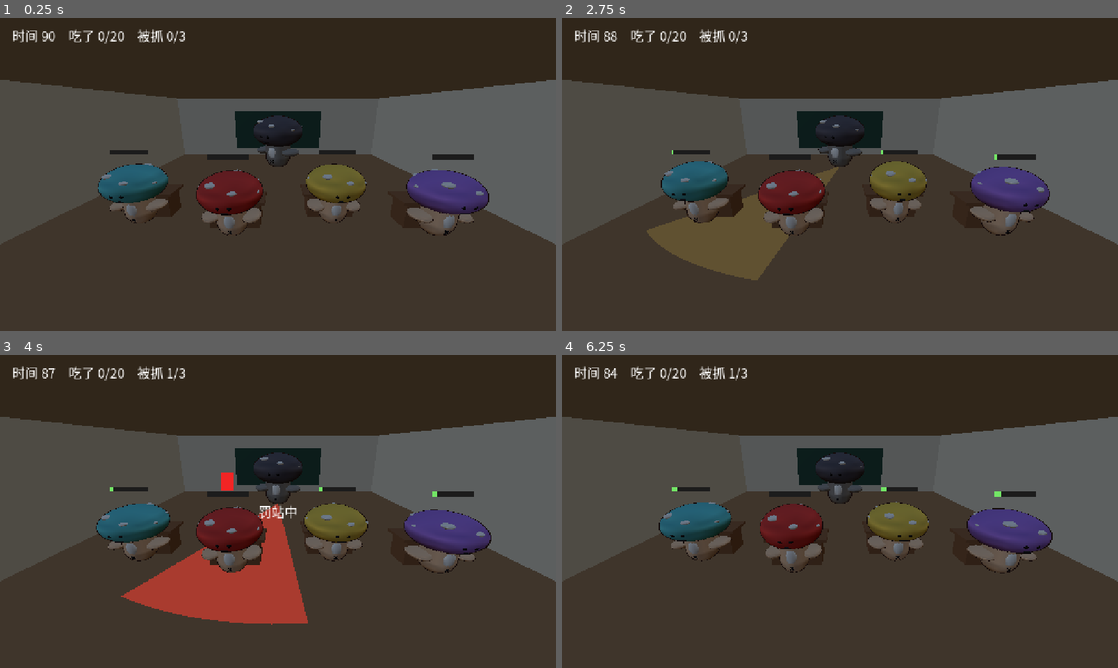
Above: before the commit, frames 1-4 (two rows, left to right).
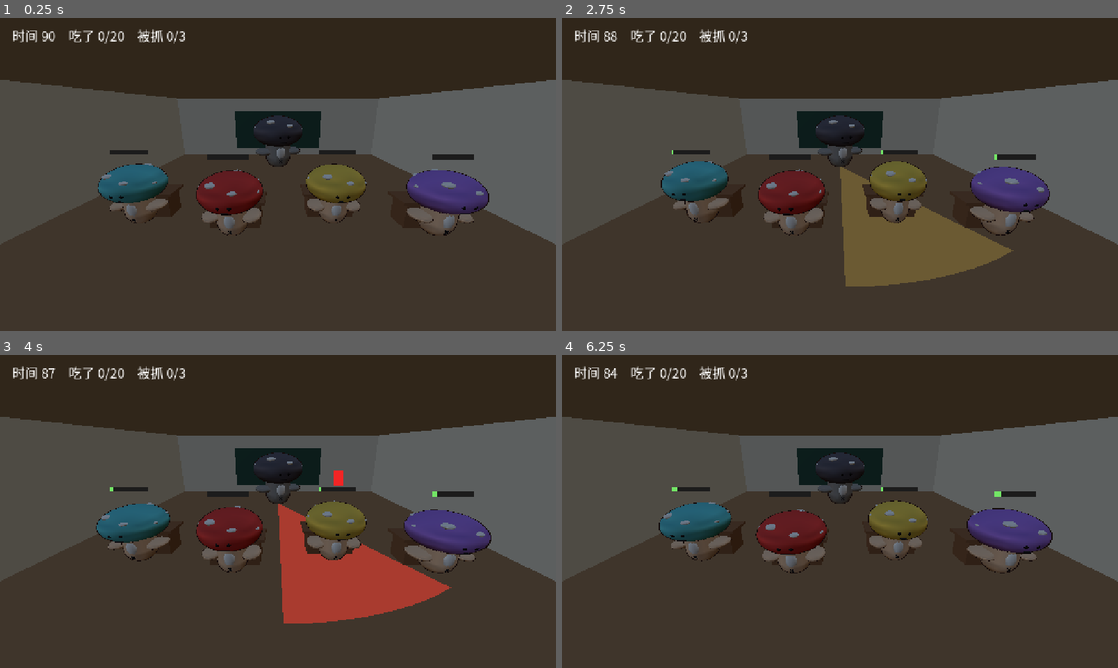
Above: after the commit, the same moments.

Repository: tuzkimo/fungi-party
Game: Godot game, scene res://game/minigame/classroom.tscn
Two runs of this game, one before a commit and one after it. Both use one fixed random seed, a clock stepped at 60 frames per second and the inputs below. This scene is started directly instead of the project's main scene.
Inputs (mouse positions are in pixels of both pictures, inside the frame that each line leads up to):
- Up to frame 1 (0.25 s): no input
- Up to frame 2 (2.75 s): move the mouse to (962, 158) at 0.52 s; hold D (move_right) 0.53-1.25 s; hold Ctrl (orbit) 0.53-1.25 s; click (962, 158) at 0.67 s; tap Space (jump) at 0.77 s; drag from (728, 190) to (812, 237) at 1.27 s; move the mouse to (895, 105) at 2.02 s; hold D (move_right) from 2.03 s (still down); hold Ctrl (orbit) from 2.03 s (still down)
- Up to frame 3 (4 s): release D (move_right) at 2.75 s; release Ctrl (orbit) at 2.75 s; drag from (250, 574) to (111, 464) at 2.77 s; move the mouse to (444, 558) at 3.52 s; hold A (move_left) from 3.53 s (still down); hold Ctrl (orbit) from 3.53 s (still down); tap Space (jump) at 3.77 s
- Up to frame 4 (6.25 s): release A (move_left) at 4.25 s; release Ctrl (orbit) at 4.25 s; drag from (673, 464) to (756, 433) at 4.27 s; move the mouse to (867, 511) at 5.02 s; hold S (move_back) 5.03-5.75 s; hold Ctrl (orbit) 5.03-5.75 s; click (867, 511) at 5.17 s; drag from (756, 433) to (728, 527) at 5.77 s

The runs differ from the first frame. In frame 1, 0.2% of the frame differs, in the area x 45-55%, y 32-47%; in frame 2, 9.7%; in frame 3, 11%, in the area x 21-82%, y 4-87%; in frame 4, 1.4%.

Commit message:
审查修正：每局随机、红晕只算自己被抓、出局即结算、教室里的自己也穿皮肤

Diff:
--- a/game/minigame/classroom.gd
+++ b/game/minigame/classroom.gd
@@ -8,7 +8,7 @@
 const WALL_COLOR := Color(0.93, 0.89, 0.80)
 const BOARD_COLOR := Color(0.16, 0.32, 0.26)
 
-var _gaze := Gaze.new()
+var _gaze := Gaze.new(randi())
 var _round := StealEat.new()
 var _eat := EatInput.new()
 var _npcs: Array[NpcSeat] = []
@@ -40,7 +40,13 @@
 		_press.append(false)
 
 	for i in Config.NPC_GUTS.size():
-		_npcs.append(NpcSeat.new(Config.NPC_GUTS[i], i + 11))
+		_npcs.append(NpcSeat.new(Config.NPC_GUTS[i], randi()))
+
+	# 玩家穿上买了的皮肤，教室里的自己也换色（换场景后 Player 不在，座位 0 才是「我」）
+	if bool(Save.read()["equipped"]):
+		var skin := load(Config.SKIN_PATH) as MushroomSkin
+		if skin != null:
+			_seats[0].apply_skin(skin)
 
 	_ui.again_pressed.connect(func() -> void: get_tree().reload_current_scene())
 	_ui.forest_pressed.connect(func() -> void: get_tree().change_scene_to_file(Config.FOREST_PATH))
@@ -48,6 +54,12 @@
 
 func _input(event: InputEvent) -> void:
 	_eat.feed(event)
+
+
+func _notification(what: int) -> void:
+	# 系统抢走前台时抬手事件可能永远不来，不清掉就会一直「按着」
+	if what == NOTIFICATION_APPLICATION_FOCUS_OUT:
+		_eat.finger = -1
 
 
 func _process(delta: float) -> void:
@@ -60,9 +72,8 @@
 			var seat_index: int = i + 1
 			_press[seat_index] = _npcs[i].decide(delta, _gaze, seat_index, _round.seats[seat_index].stun > 0.0)
 		var events := _round.tick(delta, _press, _gaze.watching())
-		for caught in events["caught"]:
-			if caught:
-				_ui.flash()
+		if events["caught"][0]:
+			_ui.flash()
 
 	for i in _seats.size():
 		var seat: StealEat.Seat = _round.seats[i]
--- a/game/minigame/seat_visual.gd
+++ b/game/minigame/seat_visual.gd
@@ -29,6 +29,14 @@
 	_build_body()
 	_build_bar()
 	_build_mark()
+
+
+## 座位上的自己也要跟玩家穿的皮肤一致。
+func apply_skin(skin: MushroomSkin) -> void:
+	_body.tint_cap = skin.tint_cap
+	_body.tint_body = skin.tint_body
+	_body.spot_count = skin.spot_count
+	_body.build()
 
 
 func apply(seat: StealEat.Seat, eating: bool, delta: float, watched := false) -> void:
--- a/game/minigame/steal_eat.gd
+++ b/game/minigame/steal_eat.gd
@@ -69,6 +69,9 @@
 				over = true
 				winner = i
 
+	if not over and seats[0].out:
+		over = true
+		winner = decide_winner()
 	if not over and time_left <= 0.0:
 		over = true
 		winner = decide_winner()
--- a/game/ui/shop_panel.gd
+++ b/game/ui/shop_panel.gd
@@ -7,6 +7,7 @@
 var _coins: Label
 var _price: Label
 var _buy: Button
+var _shown := false
 
 
 func _ready() -> void:
@@ -55,10 +56,13 @@
 
 
 func _process(_delta: float) -> void:
+	# 只在「刚走近」时读一次存档：站着看菜单时每帧开一次 user:// 文件是白花的
 	var stall := get_tree().get_first_node_in_group("stall") as Stall
-	_panel.visible = stall != null and stall.player_inside
-	if _panel.visible:
+	var show_now: bool = stall != null and stall.player_inside
+	_panel.visible = show_now
+	if show_now and not _shown:
 		_refresh()
+	_shown = show_now
 
 
 func _refresh() -> void:
@@ -90,6 +94,7 @@
 	var player := get_tree().get_first_node_in_group("player") as Player
 	if player != null:
 		player.apply_skin()
+	_refresh()
 
 
 func _make_theme() -> Theme:
--- a/tests/test_gaze.gd
+++ b/tests/test_gaze.gd
@@ -47,3 +47,19 @@
 	var g := Gaze.new(3)
 	g.advance(1000.0)
 	check(g.phase != Gaze.Phase.WATCH or g.watching() == g.target, "大 delta 不把状态机卡在矛盾状态")
+
+func test_warn_alpha_fades_in() -> void:
+	var g := Gaze.new(2)
+	g.advance(g.time_left)
+	var begin := g.alpha()
+	g.advance(Config.GAZE_WARN * 0.5)
+	check(begin < 0.2, "预警刚开始很淡（%f）" % begin)
+	check(g.alpha() > begin, "越接近盯视越显眼")
+
+func test_cone_reaches_every_seat() -> void:
+	for seat in Config.SEAT_POSITIONS:
+		var yaw := Gaze.yaw_to(Config.TEACHER_POS, seat)
+		check(
+			Gaze.seen(Config.TEACHER_POS, yaw, seat, Config.GAZE_HALF_ANGLE, Config.GAZE_RANGE),
+			"视线锥必须够到座位 %s，否则视觉在骗人" % seat
+		)
--- a/tests/test_steal_eat.gd
+++ b/tests/test_steal_eat.gd
@@ -95,3 +95,10 @@
 	check_eq(StealEat.coins(20, true, 0), 110, "满分一局")
 	check_eq(StealEat.coins(12, false, 1), 41, "典型一局")
 	check_eq(StealEat.coins(0, false, 3), 0, "扣成负数夹到 0")
+
+func test_player_out_ends_round() -> void:
+	var r := StealEat.new(4)
+	r.seats[0].caught = Config.MAX_CAUGHT
+	r.seats[0].out = true
+	_feed(r, IDLE, -1, 0.1)
+	check(r.over, "玩家出局后回合立刻结束，不留几十秒干等的空转")
